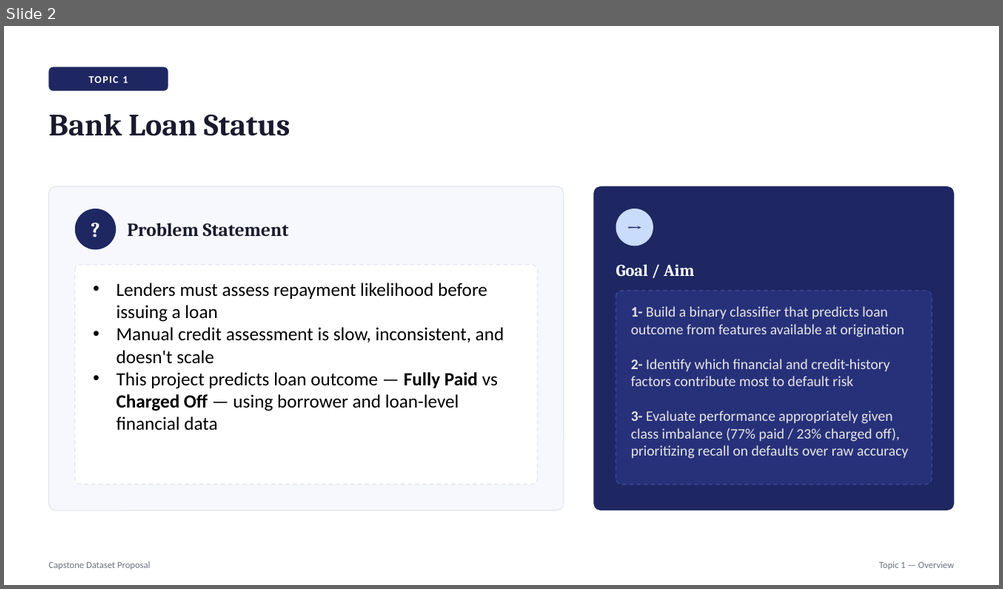
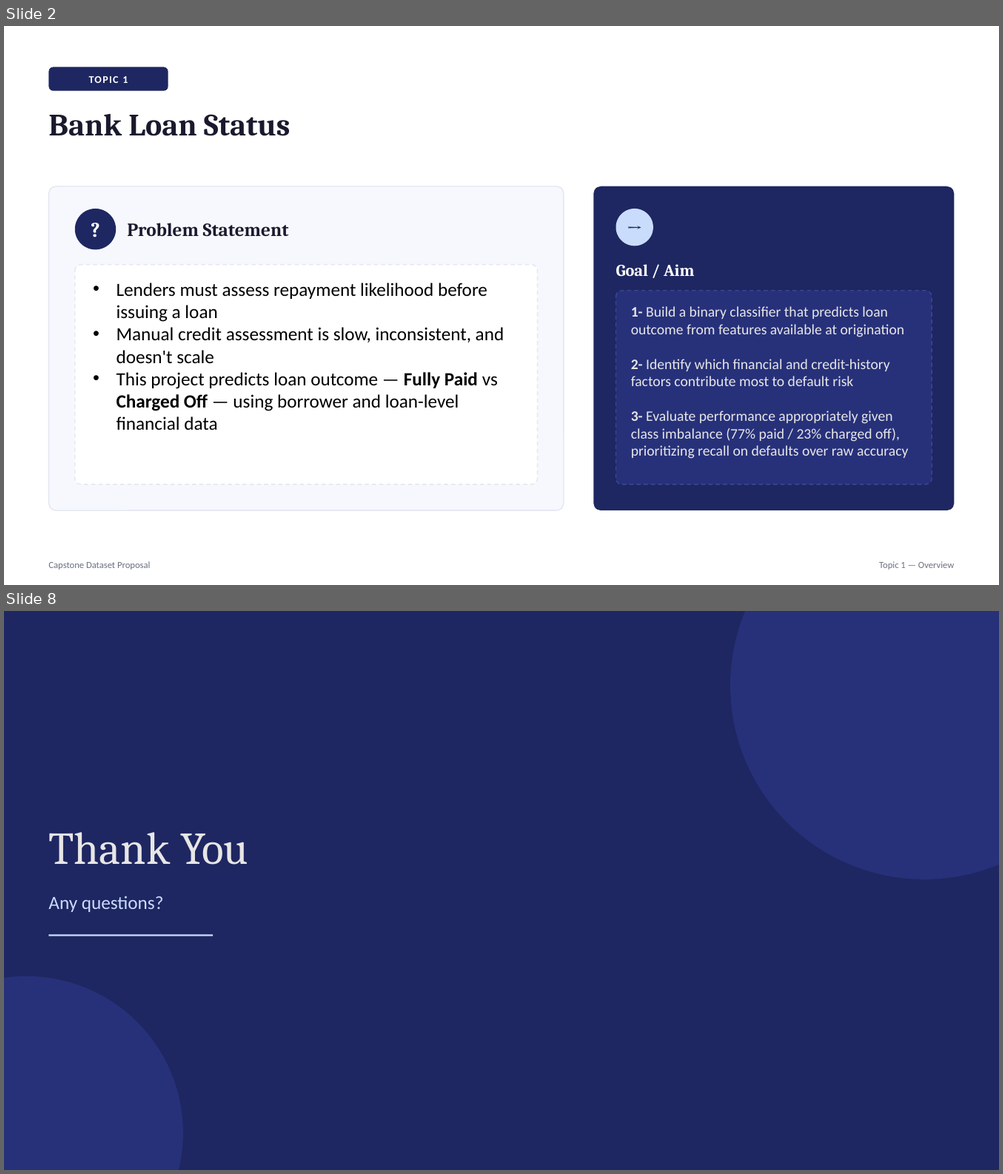
Before and after one commit to sayedali777/labs_projects, a slide deck: projects/Capstone Project/1. Lightning Talk #1/Presentation.pptx. Shown one above the other, each under a label of ours: slide 2 before the commit, slides 2 and 8 after it; the slides between them are not shown. The pictures are 1003x589 and 1003x1174 pixels, drawn with LibreOffice and Linux fonts; fonts in the diff are those of the drawing. Boxes give left, top, right and bottom in pixels: in the first picture for what was removed or moved away, otherwise in the second. Text is boxed around its words. In the diff, an @@ line names an element or a change of style, - is before the commit and + after.

```diff
--- a/projects/Capstone Project/1. Lightning Talk #1/Presentation.pptx
+++ b/projects/Capstone Project/1. Lightning Talk #1/Presentation.pptx
@@ slide 8 added at box(4, 611, 999, 1170), background #1E2761 @@
@@ ellipse added at box(730, 611, 999, 880), fill #27317A @@
@@ text added at box(48, 832, 248, 865), 44 pt, text #E7E6E6 @@
+Thank You
@@ text added at box(48, 896, 164, 912), 18 pt, text #CADCFC @@
+Any questions?
@@ line added from (48, 936) to (213, 936), #CADCFC 1.5 pt @@
@@ ellipse added at box(4, 977, 183, 1170), fill #27317A @@
```
Also in this commit, not shown: 5 slides changed, 3 other files.
